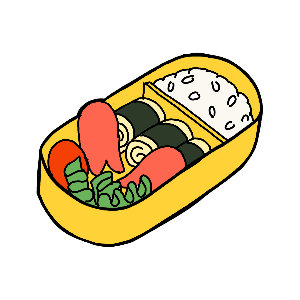
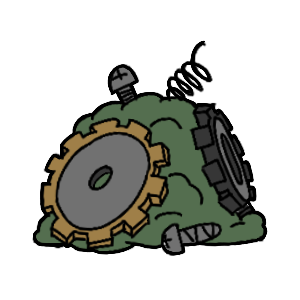
Before/after of a w=300, h=300 layered artwork. What changed in the layer stack:
added group "Parts" with 2 layers above "Forge" over [32, 40, 268, 256]
added layer "Layer 41" (1st of 2, in "Parts") in group "Parts" over [32, 40, 268, 256]
added layer "Layer 41" (2nd of 2, in "Parts") in group "Parts" over [32, 42, 267, 256]
hid group "Bento" (2 layers) over [36, 52, 264, 247]
